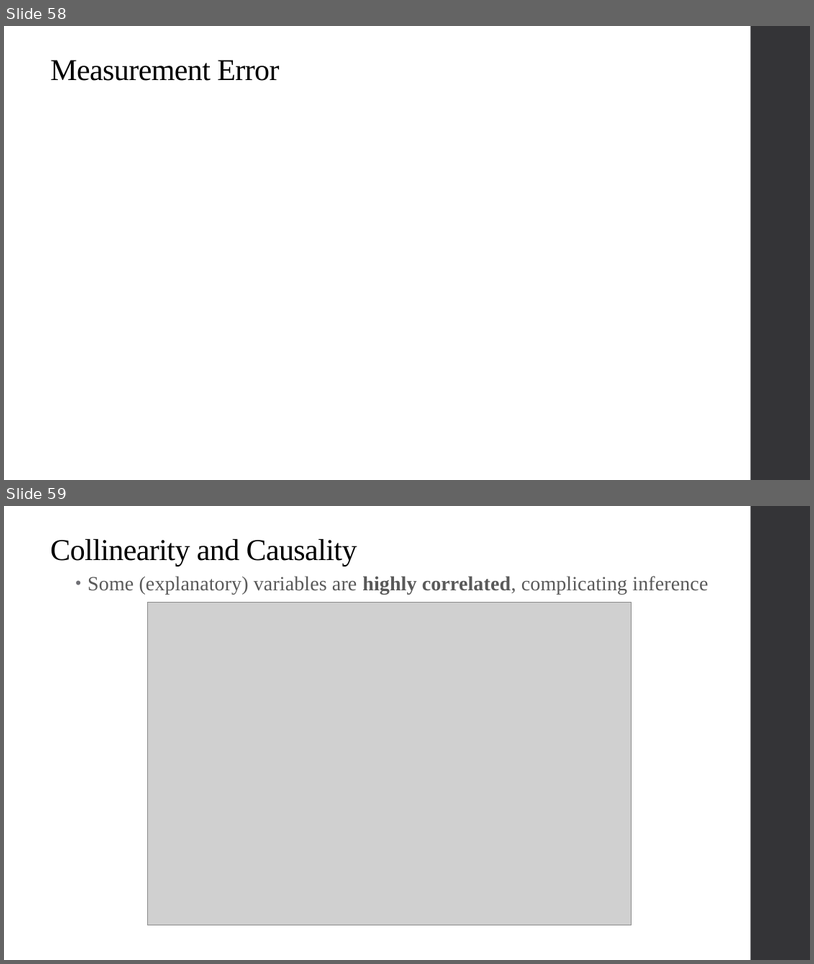
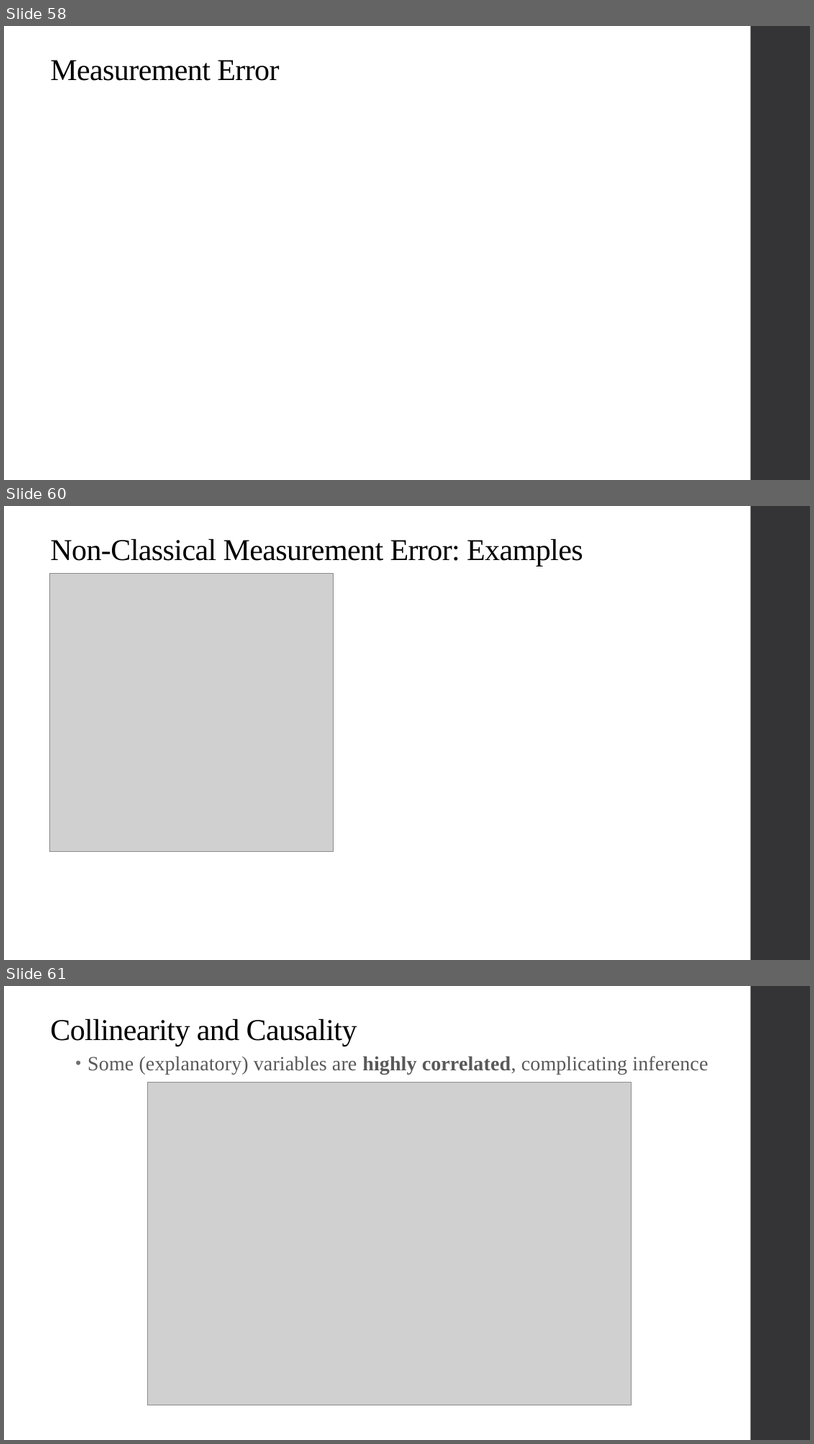
Before and after one commit to qiufei/fork-HAD5744, a slide deck: Lecture04_MultivariateOLS2/Lecture4_MultivariateOLS2_2022F.pptx. Shown one above the other, each under a label of ours: slides 58 and 59 before the commit, slides 58, 60 and 61 after it; the slides between them are not shown. The pictures are 814x964 and 814x1444 pixels, drawn with LibreOffice and Linux fonts; fonts in the diff are those of the drawing; grey boxes stand for pictures. Boxes give left, top, right and bottom in pixels: in the first picture for what was removed or moved away, otherwise in the second. Text is boxed around its words. In the diff, an @@ line names an element or a change of style, - is before the commit and + after.

```diff
--- a/Lecture04_MultivariateOLS2/Lecture4_MultivariateOLS2_2022F.pptx
+++ b/Lecture04_MultivariateOLS2/Lecture4_MultivariateOLS2_2022F.pptx
@@ slide 60 added at (x1=4, y1=506, x2=810, y2=960), background #FFFFFF; not listed: 1 template element that a slide beside it also shows @@
@@ title added at (x1=50, y1=539, x2=583, y2=566), 36 pt, text #000000 @@
+Non-Classical Measurement Error: Examples
@@ picture added at (x1=49, y1=573, x2=334, y2=851) @@
@@ what was slide 59 is now slide 61 @@
```
Also in this commit, not shown: 1 other slide added, 9 other files.
